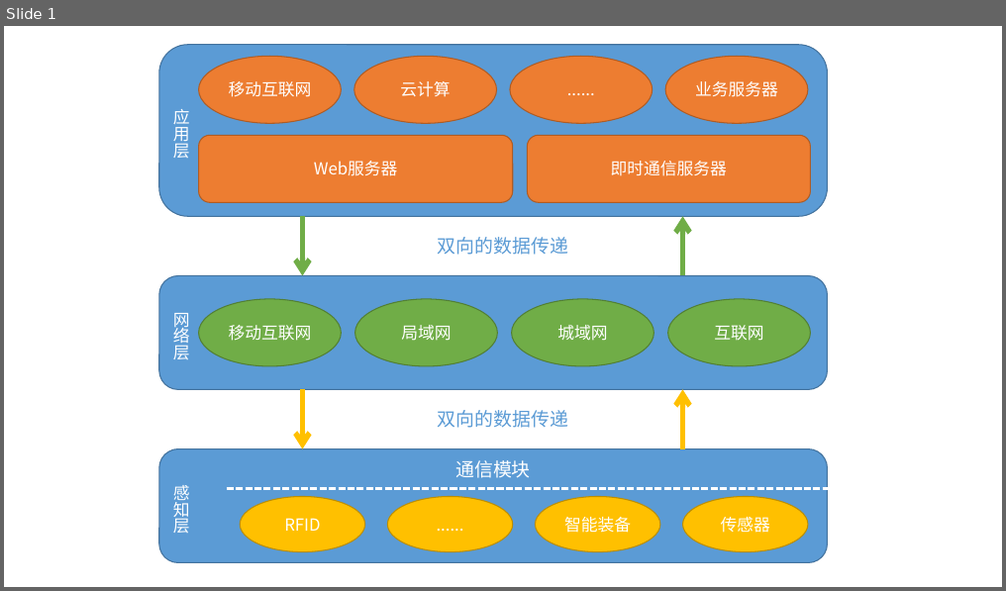
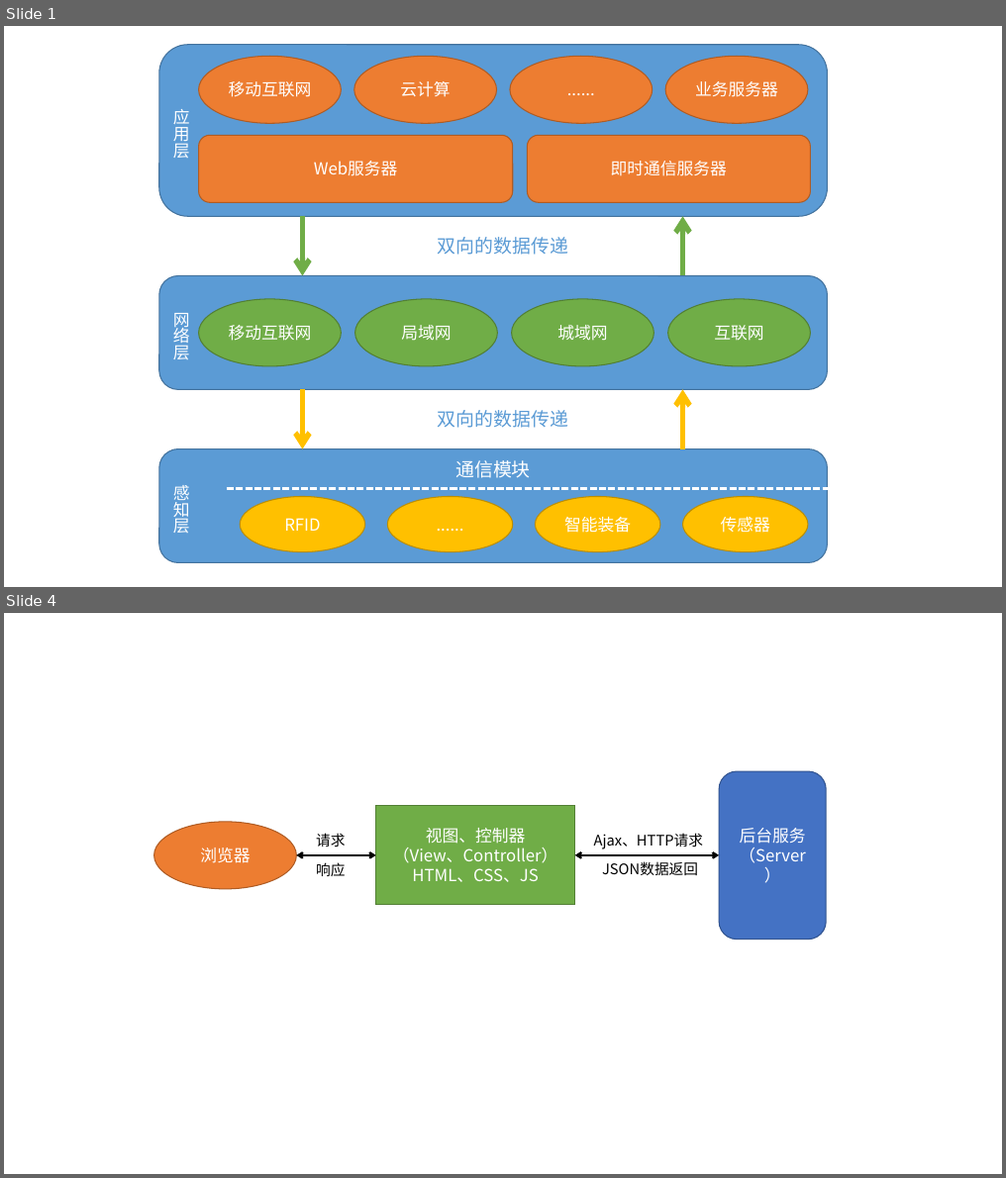
Before and after one commit to taowenyin/FullStackDeveloperGuide, a slide deck: Chapter1/Screenshot/original/iot.pptx. Shown one above the other, each under a label of ours: slide 1 before the commit, slides 1 and 4 after it; the slides between them are not shown. The pictures are 1006x591 and 1006x1178 pixels, drawn with LibreOffice and Linux fonts; fonts in the diff are those of the drawing. Boxes give left, top, right and bottom in pixels: in the first picture for what was removed or moved away, otherwise in the second. Text is boxed around its words. In the diff, an @@ line names an element or a change of style, - is before the commit and + after.

```diff
--- a/Chapter1/Screenshot/original/iot.pptx
+++ b/Chapter1/Screenshot/original/iot.pptx
@@ slide 4 added at (4,613,1002,1174), background #FFFFFF @@
@@ rounded rectangle added at (719,771,826,940), fill #4472C4, outline #325491 1 pt, 16 pt, text #FFFFFF @@
+后台服务（Server）
@@ rectangle added at (376,806,575,905), fill #70AD47, outline #538035 1 pt, 16 pt, text #FFFFFF @@
+视图、控制器
+（View、Controller）
+HTML、CSS、JS
@@ ellipse added at (154,822,297,889), fill #ED7D31, outline #AF5C24 1 pt, 16 pt, text #FFFFFF @@
+浏览器
@@ text added at (316,833,345,848), 14 pt, text #000000 @@
+请求
@@ text added at (594,833,704,850), 14 pt, text #000000 @@
+Ajax、HTTP请求
@@ double arrow added from (376, 856) to (297, 856), #000000 2 pt @@
@@ text added at (316,862,345,876), 14 pt, text #000000 @@
+响应
@@ double arrow added from (719, 856) to (575, 856), #000000 2 pt @@
@@ text added at (602,861,698,876), 14 pt, text #000000 @@
+JSON数据返回
```
Also in this commit, not shown: 5 other slides added, 13 other files.
